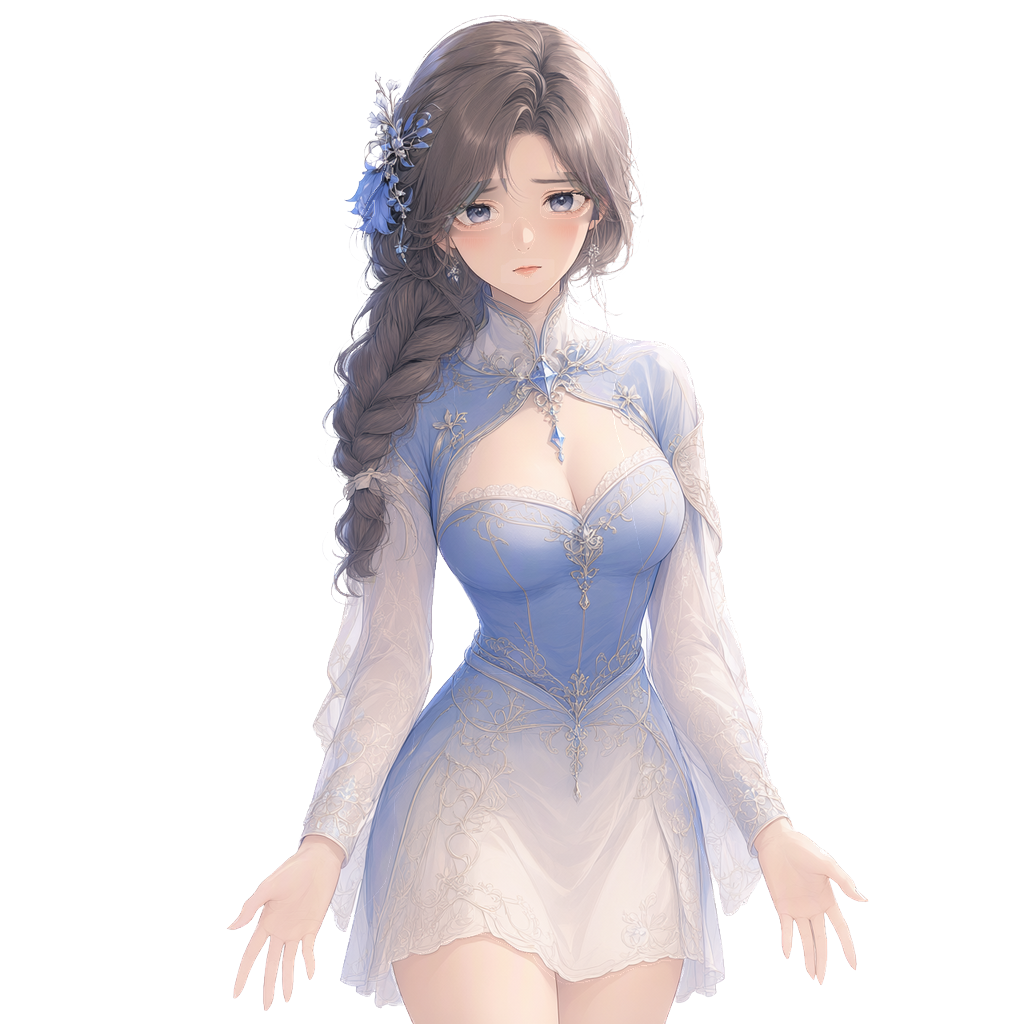
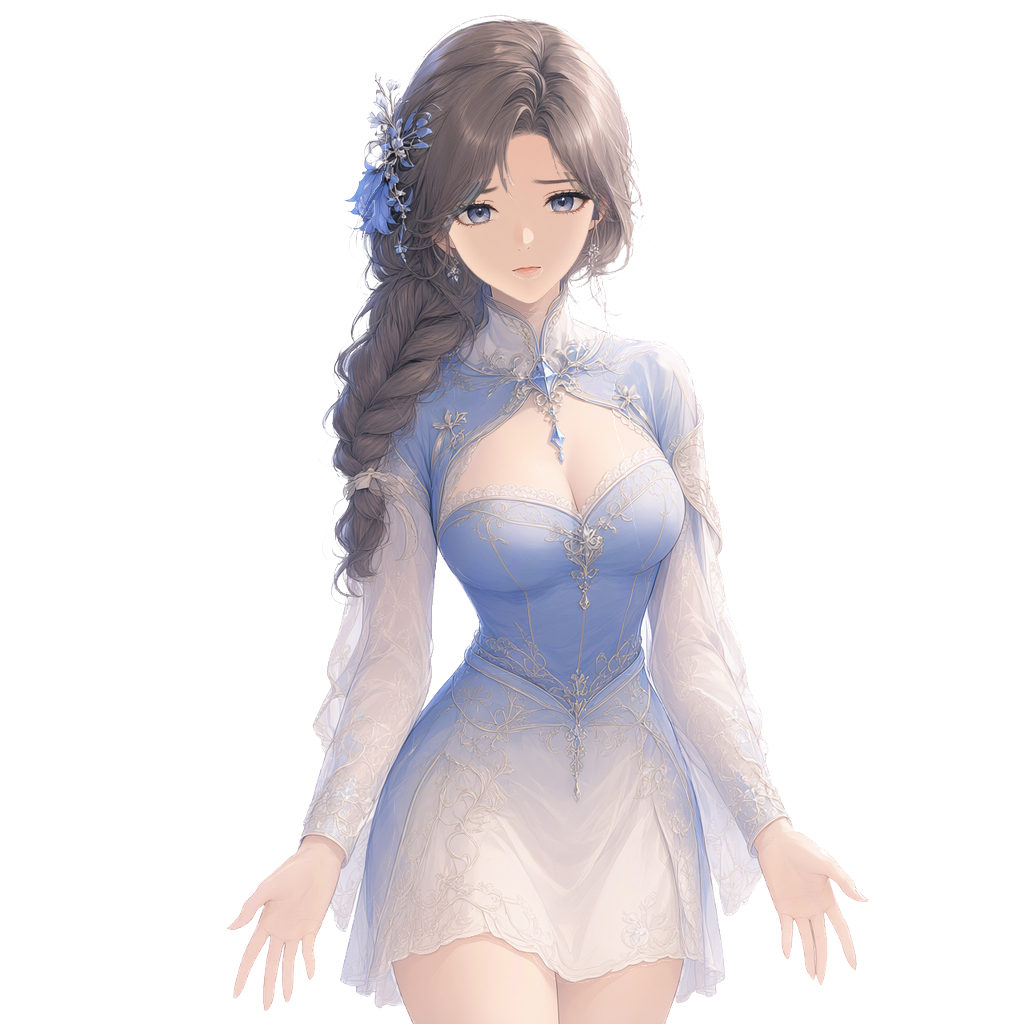
Before/after of a w=1024, h=1024 layered artwork. What changed in the layer stack:
painted on "mouth_smile" over [504, 263, 551, 281]
painted on "mouth_open" over [508, 262, 546, 282]
painted on "eye_close-r" over [540, 196, 595, 217]
painted on "eye_close-l" over [452, 210, 502, 229]
painted on "mouth_close" over [509, 262, 546, 282]
painted on "eyebrow-r" over [524, 175, 585, 187]
painted on "eyebrow-l" over [456, 183, 501, 204]
painted on "eyelash-r" over [537, 185, 596, 222]
painted on "irides-r" over [545, 186, 578, 219]
painted on "eyewhite-r" over [542, 190, 587, 216]
painted on "eyelash-l" over [443, 197, 506, 234]
painted on "irides-l" over [462, 198, 494, 230]
painted on "eyewhite-l" over [453, 202, 502, 228]
painted on "nose" over [508, 213, 539, 257]
painted on "face" over [443, 135, 597, 305]
